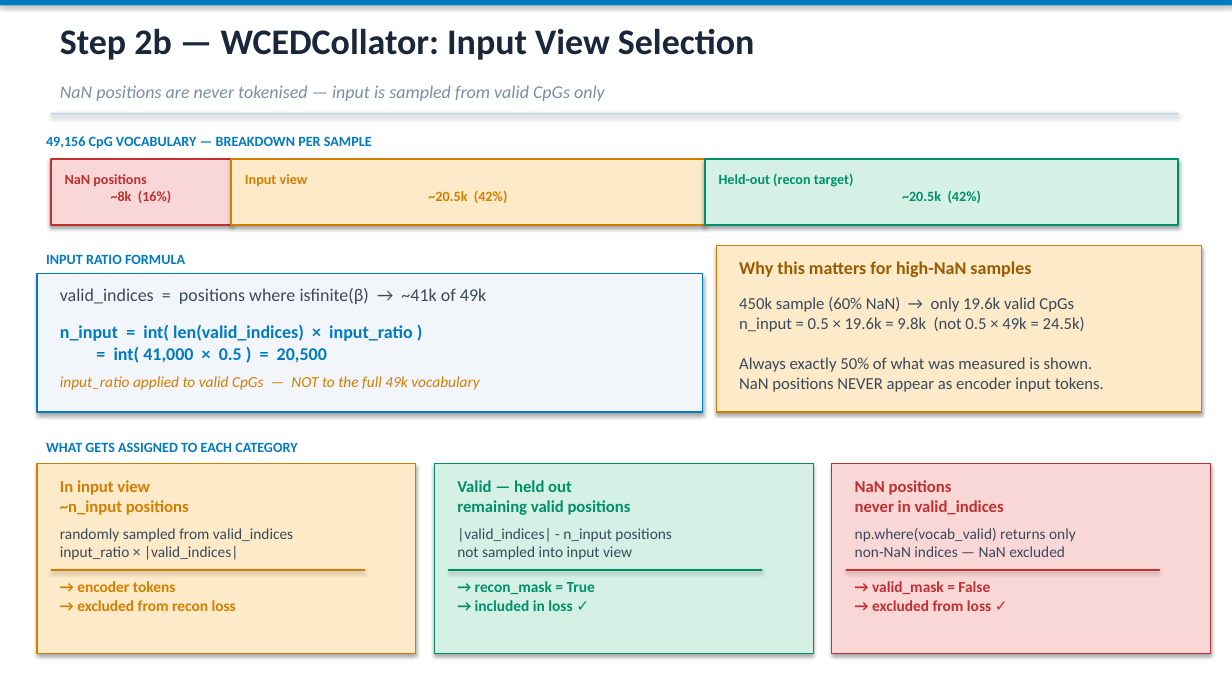
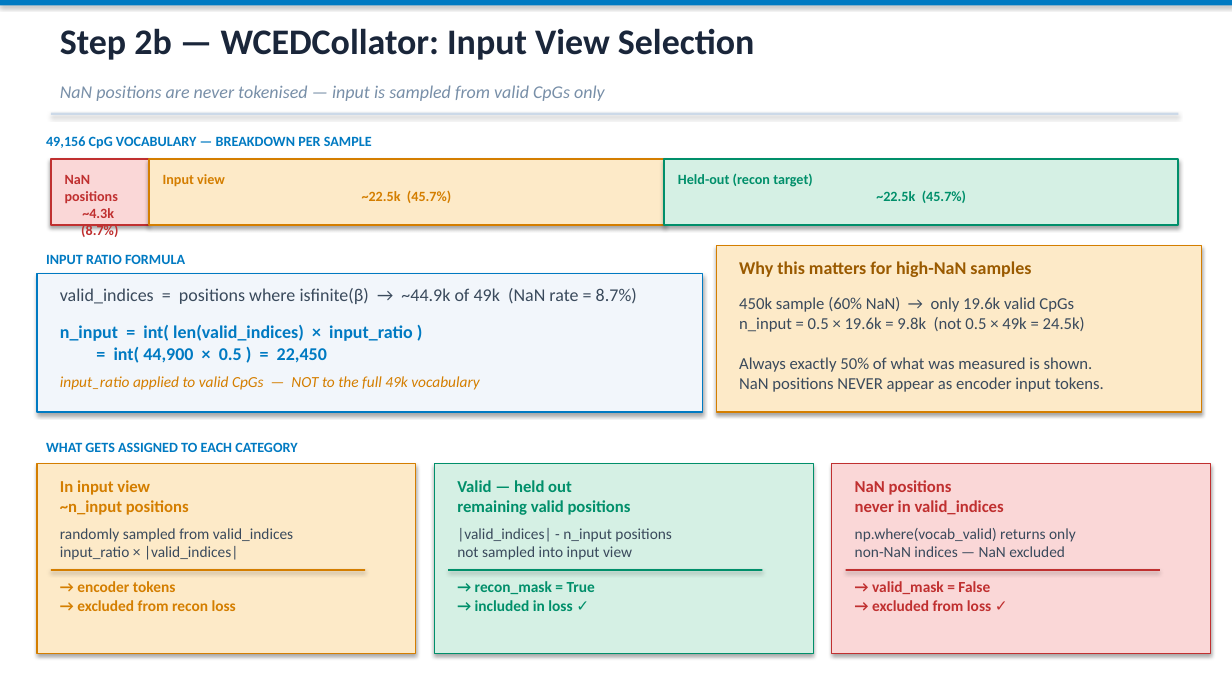
Before and after one commit to netanelazran11/BiomedSciAI_ACL_Project, a slide deck: slide 7 of methyl/NaN_Handling_MethylLlama.pptx. Drawn at 1232x693 pixels with LibreOffice and Linux fonts; fonts in the diff are those of the drawing. Boxes give left, top, right and bottom in pixels: in the first picture for what was removed or moved away, otherwise in the second. Text is boxed around its words. In the diff, an @@ line names an element or a change of style, - is before the commit and + after.

```diff
--- a/methyl/NaN_Handling_MethylLlama.pptx
+++ b/methyl/NaN_Handling_MethylLlama.pptx
@@ rectangle: place and size @@
-rectangle at bbox=[51, 159, 231, 226]
+rectangle at bbox=[51, 159, 149, 226]
@@ text at bbox=[65, 175, 118, 239]: text changed @@
-NaN positions
-~8k (16%)
+NaN positions
+~4.3k (8.7%)
@@ rectangle: place and size @@
-rectangle at bbox=[231, 159, 704, 226]
+rectangle at bbox=[149, 159, 665, 226]
@@ text at bbox=[163, 174, 451, 203]: text changed @@
-Input view
-~20.5k (42%)
+Input view
+~22.5k (45.7%)
@@ rectangle: place and size @@
-rectangle at bbox=[705, 159, 1178, 226]
+rectangle at bbox=[665, 159, 1178, 226]
@@ text at bbox=[678, 173, 966, 203]: text changed @@
-Held-out (recon target)
-~20.5k (42%)
+Held-out (recon target)
+~22.5k (45.7%)
@@ text at bbox=[60, 288, 637, 304]: text changed @@
-valid_indices = positions where isfinite(β) → ~41k of 49k
+valid_indices = positions where isfinite(β) → ~44.9k of 49k (NaN rate = 8.7%)
@@ text at bbox=[60, 325, 413, 363]: text changed @@
-n_input = int( len(valid_indices) × input_ratio )
-= int( 41,000 × 0.5 ) = 20,500
+n_input = int( len(valid_indices) × input_ratio )
+= int( 44,900 × 0.5 ) = 22,450
```
Also in this commit, not shown: 2 other slides changed, 2 slides added, 2 slides removed, 1 other file.
